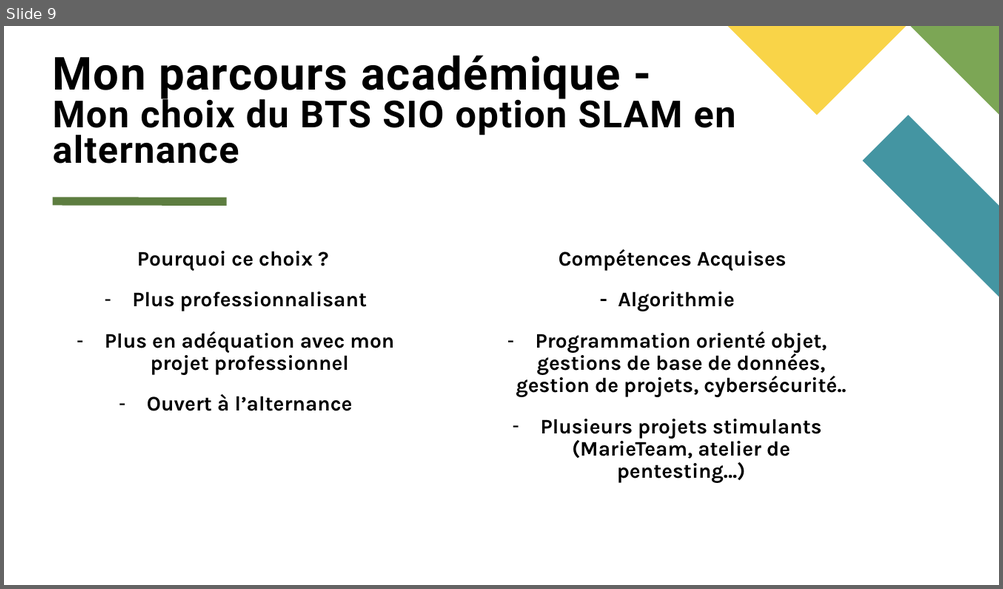
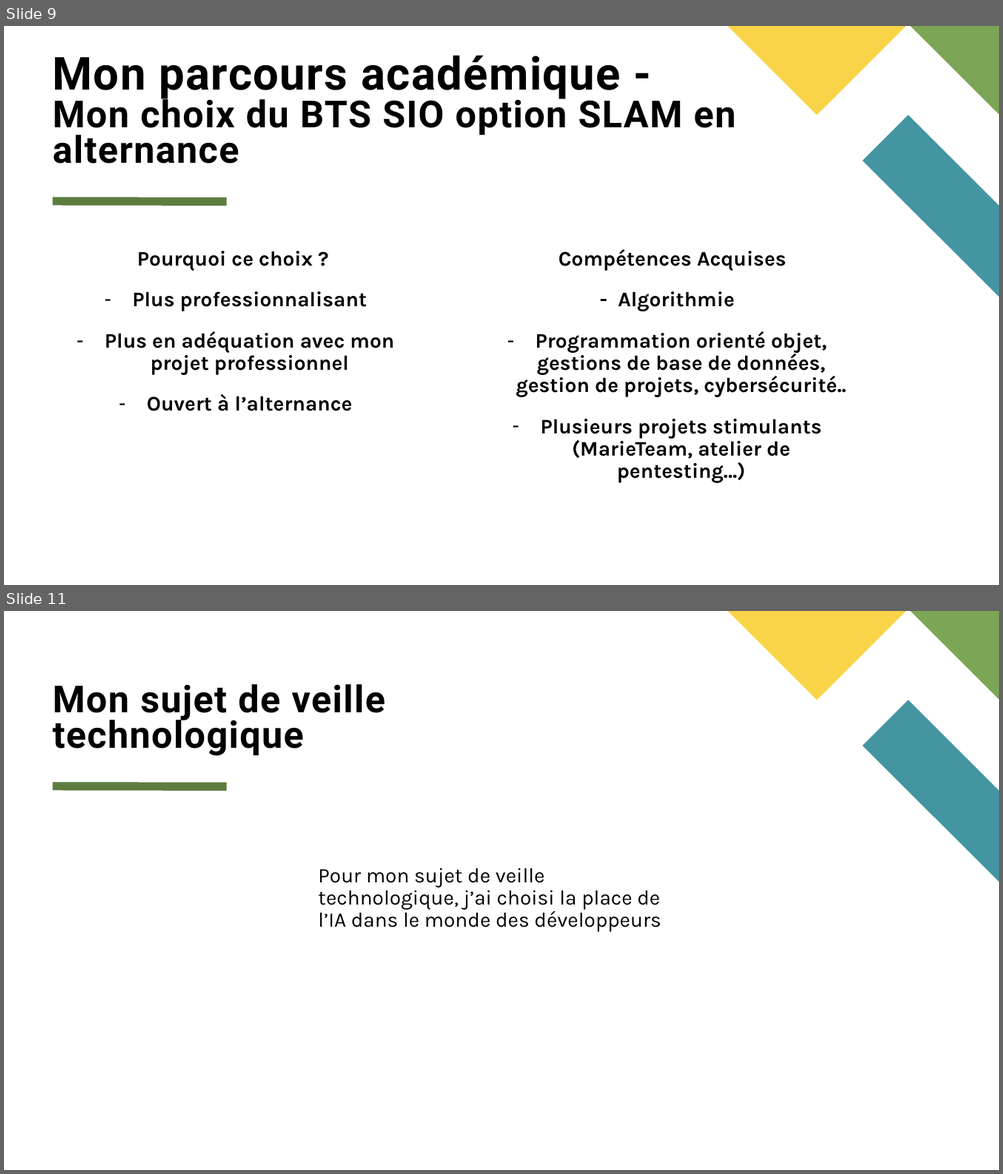
Before and after one commit to Xonodeh/Portfolio, a slide deck: public/documents portfolio/Epreuve E4 – Introduction à mon parcours.pptx. Shown one above the other, each under a label of ours: slide 9 before the commit, slides 9 and 11 after it; the slides between them are not shown. The pictures are 1003x589 and 1003x1174 pixels, drawn with LibreOffice and Linux fonts; fonts in the diff are those of the drawing. Boxes give left, top, right and bottom in pixels: in the first picture for what was removed or moved away, otherwise in the second. Text is boxed around its words. In the diff, an @@ line names an element or a change of style, - is before the commit and + after.

```diff
--- a/public/documents portfolio/Epreuve E4 – Introduction à mon parcours.pptx
+++ b/public/documents portfolio/Epreuve E4 – Introduction à mon parcours.pptx
@@ slide 11 added at (x1=4, y1=611, x2=999, y2=1170), background #FFFFFF; not listed: 4 template elements that a slide beside it also shows @@
@@ title added at (x1=53, y1=684, x2=385, y2=756), 36 pt, text #000000, bold @@
+Mon sujet de veille technologique
@@ text added at (x1=318, y1=868, x2=661, y2=932), 20 pt, text #000000 @@
+Pour mon sujet de veille technologique, j’ai choisi la place de l’IA dans le monde des développeurs
```
Also in this commit, not shown: 1 slide changed, 3 other slides added, 1 other file.
